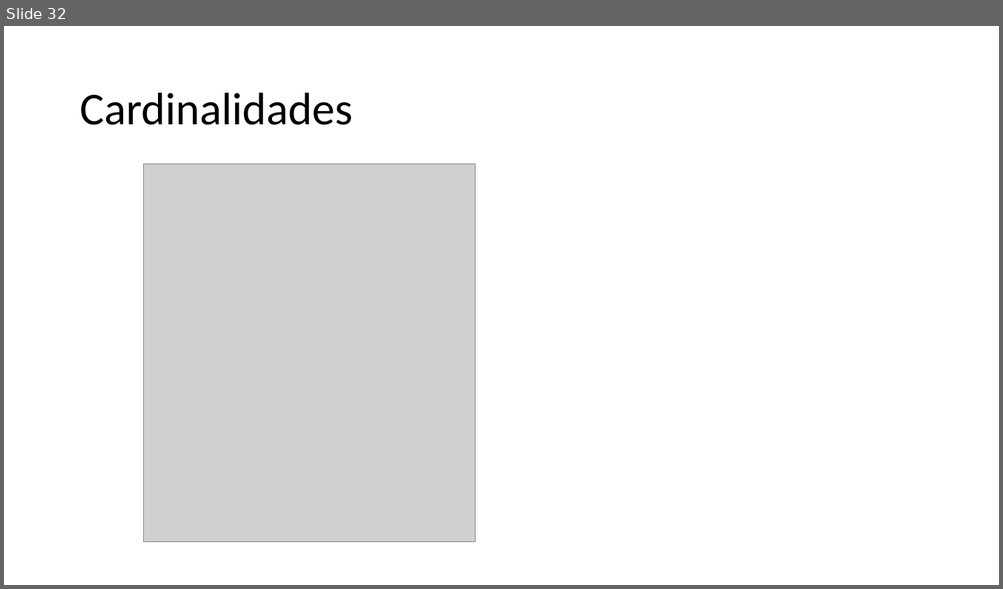
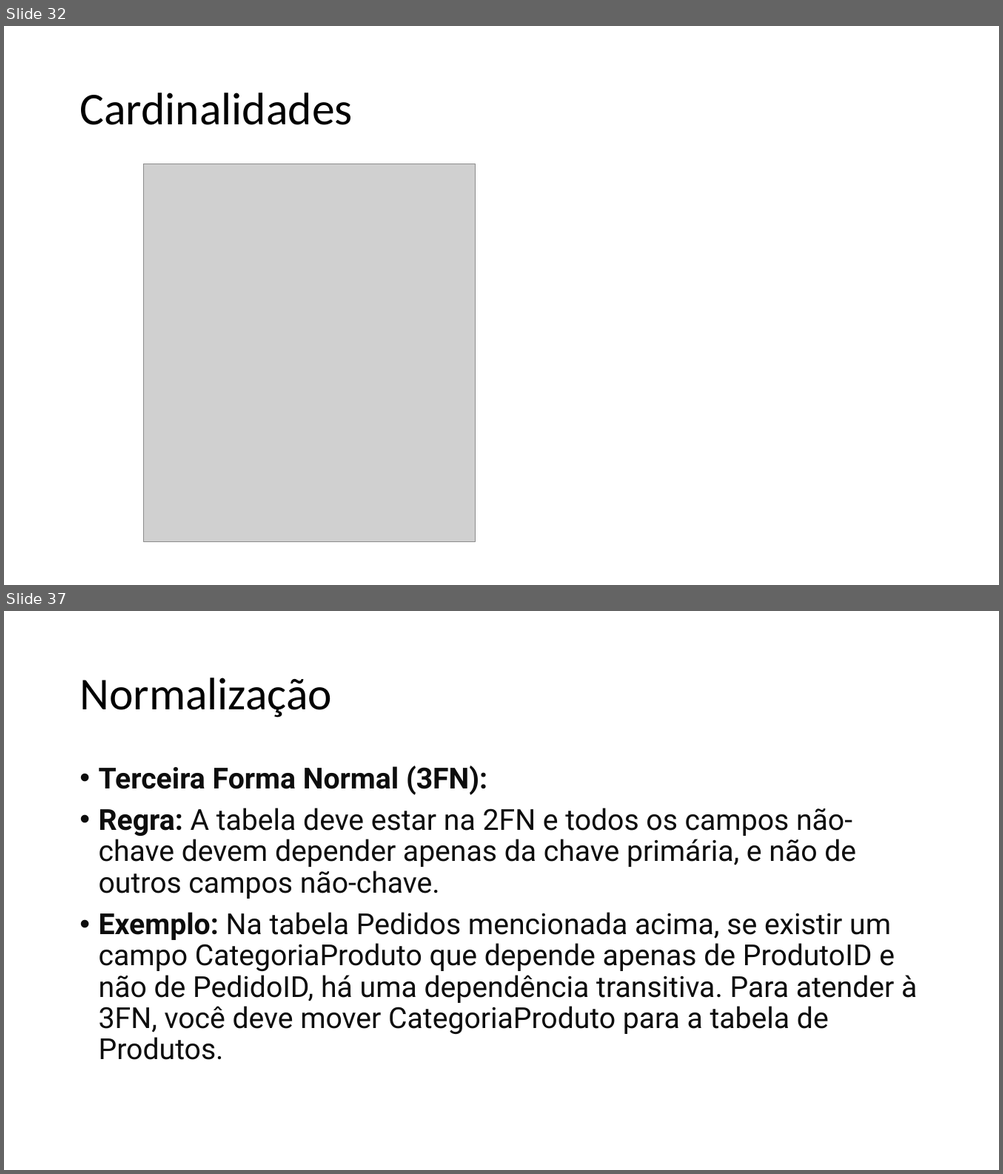
Before and after one commit to VictorInacio/learn-db, a slide deck: slides/Curso BD.pptx. Shown one above the other, each under a label of ours: slide 32 before the commit, slides 32 and 37 after it; the slides between them are not shown. The pictures are 1003x589 and 1003x1174 pixels, drawn with LibreOffice and Linux fonts; fonts in the diff are those of the drawing; grey boxes stand for pictures. Boxes give left, top, right and bottom in pixels: in the first picture for what was removed or moved away, otherwise in the second. Text is boxed around its words. In the diff, an @@ line names an element or a change of style, - is before the commit and + after.

```diff
--- a/slides/Curso BD.pptx
+++ b/slides/Curso BD.pptx
@@ slide 37 added at <box>4,611,999,1170</box>, background #FFFFFF @@
@@ title added at <box>79,678,332,718</box>, 44 pt, text #000000 @@
+Normalização
@@ text added at <box>99,766,916,1060</box>, 28 pt, text #0D0D0D @@
+• Terceira Forma Normal (3FN):
+• Regra: A tabela deve estar na 2FN e todos os campos não-chave devem depender apenas da chave primária, e não de outros campos não-chave.
+• Exemplo: Na tabela Pedidos mencionada acima, se existir um campo CategoriaProduto que depende apenas de ProdutoID e não de PedidoID, há uma dependência transitiva. Para atender à 3FN, você deve mover CategoriaProduto para a tabela de Produtos.
```
Also in this commit, not shown: 6 other slides added, 16 other files.
